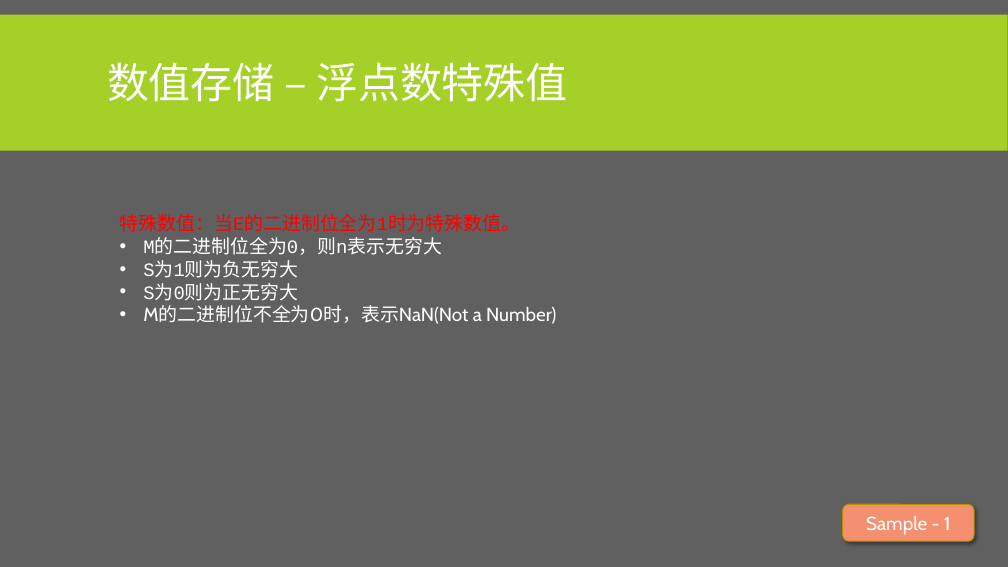
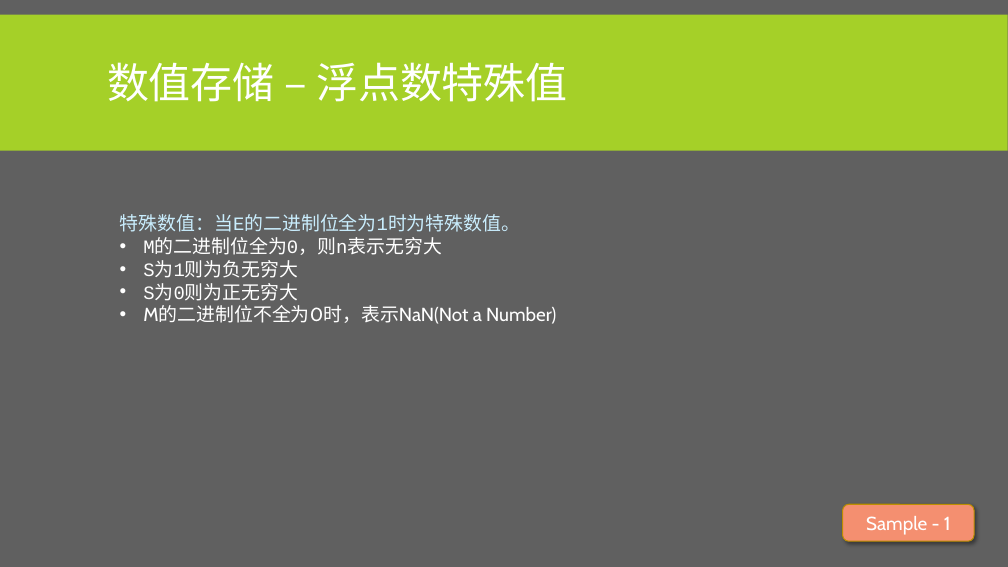
Before and after one commit to albertclass/Lessons, a slide deck: slide 15 of advance c++/courseware.pptx (slide 14 before the commit). Drawn at 1008x567 pixels with LibreOffice and Linux fonts; fonts in the diff are those of the drawing. Boxes give left, top, right and bottom in pixels: in the first picture for what was removed or moved away, otherwise in the second. Text is boxed around its words. In the diff, an @@ line names an element or a change of style, - is before the commit and + after.

```diff
--- a/advance c++/courseware.pptx
+++ b/advance c++/courseware.pptx
@@ text at [120, 214, 521, 232]: text colour #FF0000 to #C9EDFD in "特殊数值：当E的二进制位全为1时为特殊数值。" @@
```
Also in this commit, not shown: 6 other slides changed, 1 slide added, 4 other files.
